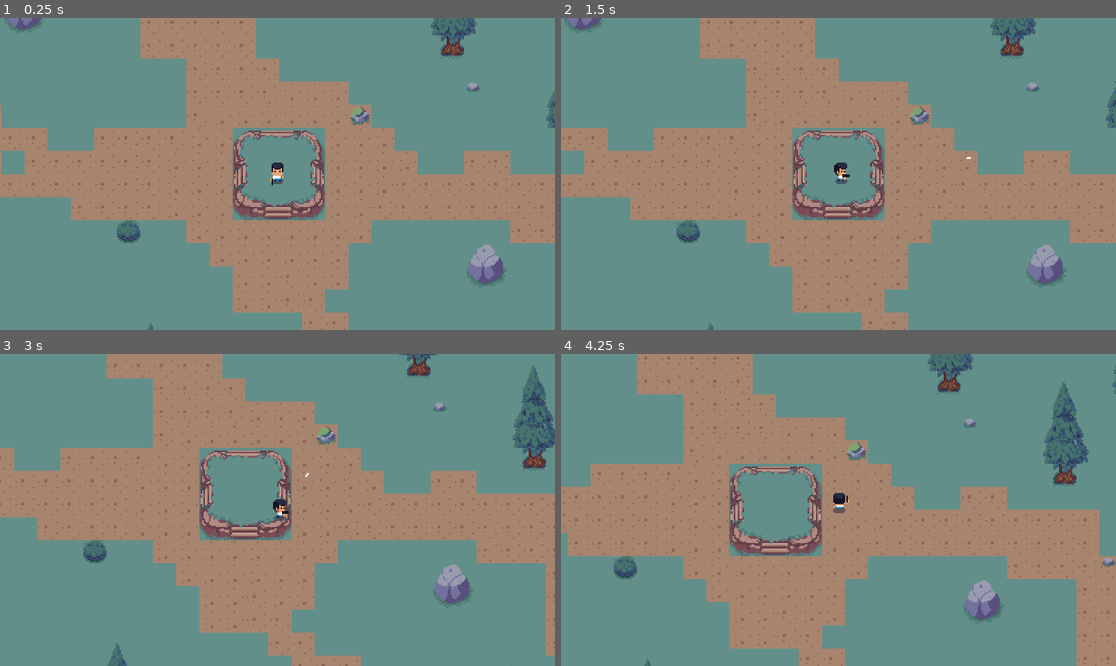
Above: before the commit, frames 1-4 (two rows, left to right).
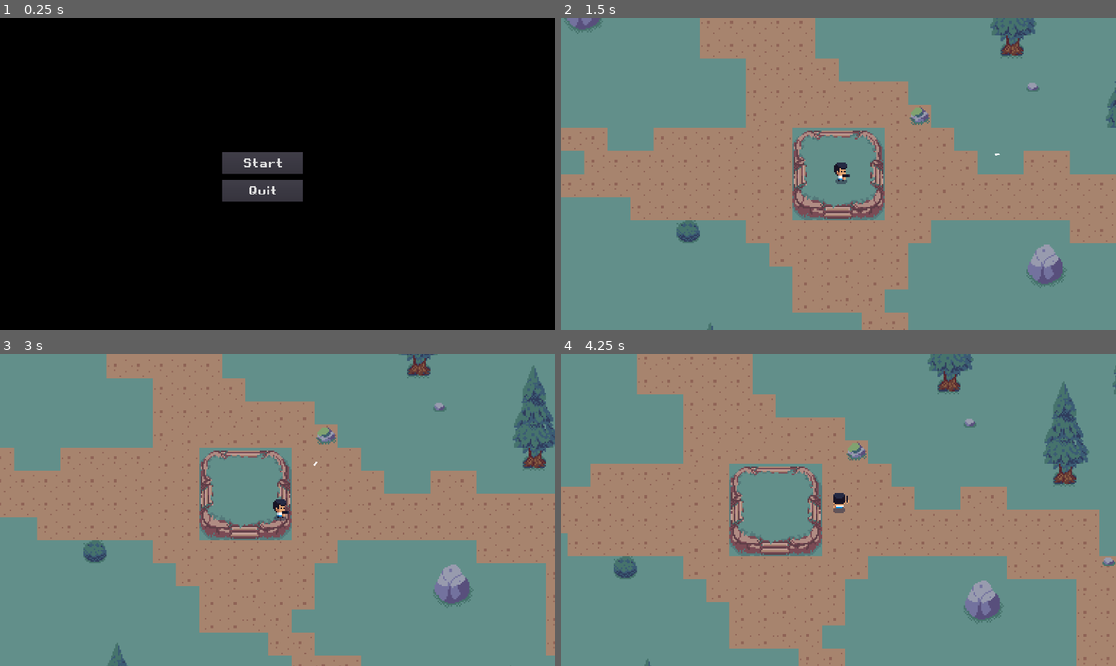
Above: after the commit, the same moments.

Repository: 0livierB3rgeron/Zoom_Apocalypse
Game: Godot game, scene res://scenes/Menu.tscn
The game is run twice, just before and just after one commit, with the same random seed, the same clock (stepped at 60 frames per second) and the same inputs. Before the commit the project starts from res://scenes/Main.tscn.
Inputs (mouse positions are in pixels of both pictures, inside the frame that each line leads up to):
- Up to frame 1 (0.25 s): no input
- Up to frame 2 (1.5 s): click (821, 161) at 0.5 s, where only the run after the commit has a clickable "Start"; move the mouse to (960, 158) at 1.27 s; press the mouse at (960, 158) at 1.28 s; hold D (move_right) from 1.28 s (still down)
- Up to frame 3 (3 s): move the mouse to (166, 525) at 2.02 s; release D (move_right) at 2.03 s; release the mouse at (166, 525) at 2.03 s; hold S (move_down) 2.03-2.78 s; click (166, 525) at 2.1 s; move the mouse to (333, 441) at 2.77 s; press the mouse at (333, 441) at 2.78 s; hold D (move_right) from 2.78 s (still down)
- Up to frame 4 (4.25 s): move the mouse to (810, 572) at 3.52 s; release D (move_right) at 3.53 s; release the mouse at (810, 572) at 3.53 s; hold W (move_up) from 3.53 s (still down); click (810, 572) at 3.6 s

The runs differ from the first frame. In frame 1, 100% of the frame differs, in the area x 0-100%, y 0-100%; in frame 2, less than 0.1%; in frame 3, less than 0.1%; in frame 4, nothing differs.

Commit message:
Ajout menu Principal Changer scene de demerage pour Scenes/Menu

Diff:
--- a/project.godot
+++ b/project.godot
@@ -21,7 +21,7 @@
 [application]
 
 config/name="Zomb Pocalypse"
-run/main_scene="res://scenes/Main.tscn"
+run/main_scene="res://scenes/Menu.tscn"
 config/icon="res://icon.png"
 
 [display]
--- /dev/null
+++ b/scenes/Menu.tscn
@@ -0,0 +1,41 @@
+[gd_scene load_steps=4 format=2]
+
+[ext_resource path="res://assets/font/Retro_Gaming.ttf" type="DynamicFontData" id=1]
+[ext_resource path="res://scripts/Menu.gd" type="Script" id=2]
+
+[sub_resource type="DynamicFont" id=1]
+size = 40
+font_data = ExtResource( 1 )
+
+[node name="Menu" type="Control"]
+anchor_right = 1.0
+anchor_bottom = 1.0
+script = ExtResource( 2 )
+
+[node name="Background" type="ColorRect" parent="."]
+margin_right = 1920.0
+margin_bottom = 1080.0
+color = Color( 0, 0, 0, 1 )
+
+[node name="StartButton" type="Button" parent="."]
+margin_left = 768.0
+margin_top = 464.0
+margin_right = 1048.0
+margin_bottom = 540.0
+grow_horizontal = 2
+grow_vertical = 2
+custom_fonts/font = SubResource( 1 )
+text = "Start"
+
+[node name="QuitButton" type="Button" parent="."]
+margin_left = 768.0
+margin_top = 560.0
+margin_right = 1048.0
+margin_bottom = 636.0
+grow_horizontal = 2
+grow_vertical = 2
+custom_fonts/font = SubResource( 1 )
+text = "Quit"
+
+[connection signal="pressed" from="StartButton" to="." method="_on_StartButton_pressed"]
+[connection signal="pressed" from="QuitButton" to="." method="_on_QuitButton_pressed"]
--- /dev/null
+++ b/scripts/Menu.gd
@@ -0,0 +1,9 @@
+extends Control
+
+
+func _on_QuitButton_pressed():
+	get_tree().quit()
+
+
+func _on_StartButton_pressed():
+	get_tree().change_scene("res://scenes/Main.tscn")
